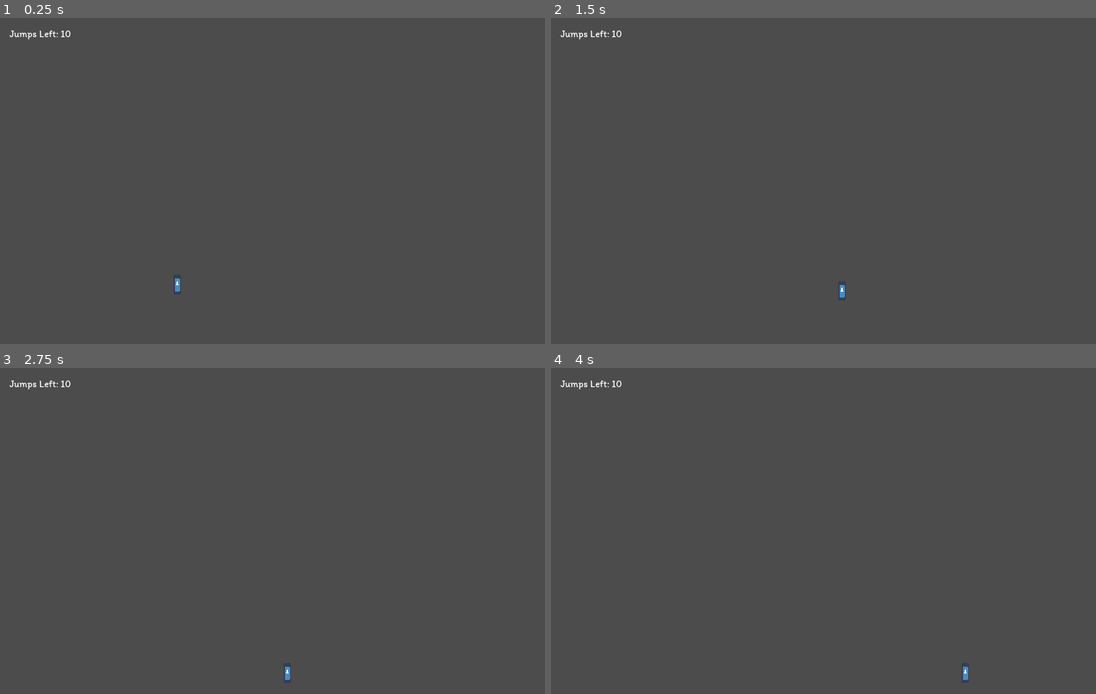
Above: before the commit, frames 1-4 (two rows, left to right).
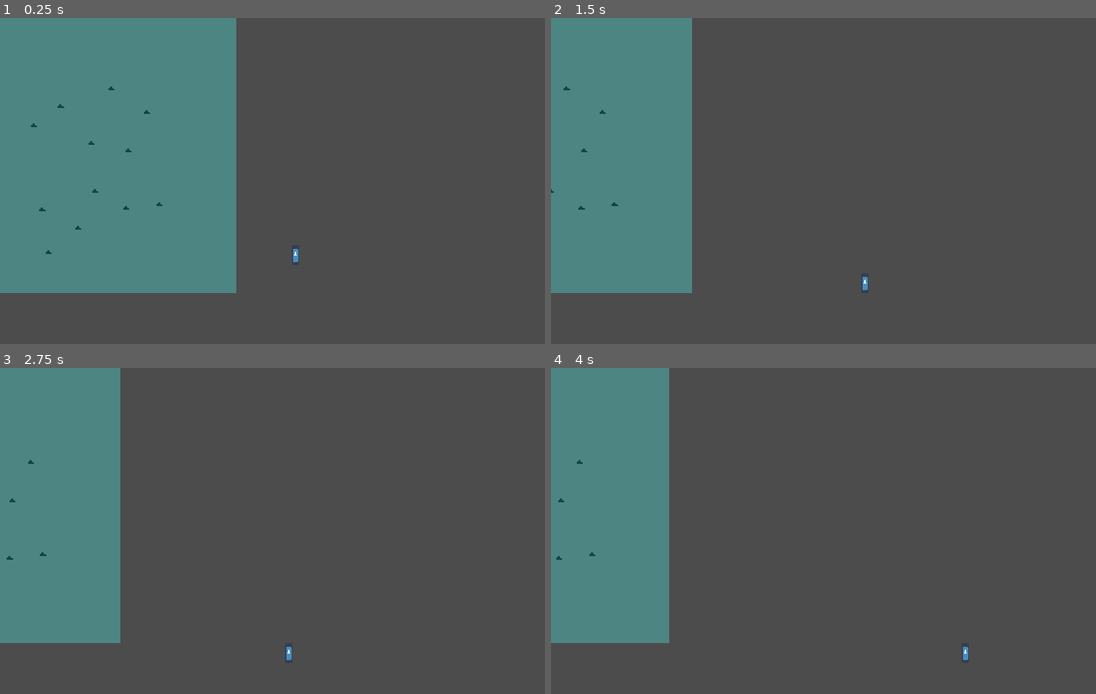
Above: after the commit, the same moments.

Repository: UHSGDC/Photographers-Hike
Game: Godot game, scene res://Scenes/Testing.tscn
The game is run twice, just before and just after one commit, with the same random seed, the same clock (stepped at 60 frames per second) and the same inputs. The engine's default icon, where the game draws it, is replaced by a stand-in: a white triangle on a blue panel in a dark square.
Inputs (mouse positions are in pixels of both pictures, inside the frame that each line leads up to):
- Up to frame 1 (0.25 s): no input
- Up to frame 2 (1.5 s): move the mouse to (976, 177) at 0.52 s; hold Space (jump) 0.53-1.28 s; hold D (right) from 0.53 s (still down); click (976, 177) at 0.6 s; move the mouse to (730, 213) at 1.27 s; tap Space (jump) at 1.35 s
- Up to frame 3 (2.75 s): tap Space (jump) at 1.52, 1.82 s; click (179, 563) at 1.55 s; move the mouse to (354, 465) at 2.02 s; release D (right) at 2.03 s; hold A (left) from 2.03 s (still down); hold Space (jump) from 2.03 s (still down); click (354, 465) at 2.1 s
- Up to frame 4 (4 s): move the mouse to (818, 615) at 2.77 s; release A (left) at 2.78 s; release Space (jump) at 2.78 s; hold D (right) from 2.78 s (still down); click (818, 615) at 2.85 s; tap Space (jump) at 3.02, 3.32 s; move the mouse to (1025, 599) at 3.52 s; hold Space (jump) from 3.53 s (still down)

The runs differ from the first frame. In frame 1, 37% of the frame differs, in the area x 0-55%, y 0-85%; in frame 2, 22%; in frame 3, 19%; in frame 4, 18%.

Commit message:
Remade jumping and attaching to rocks
The player now has a jump king style jump when jumping from rocks. They will cling to a rock they touch if they are close enough.

Still need to add jump charging and direction visual indicators

Diff:
--- a/PhotographersHike/Scenes/Minigames/RockClimbing/JumpCounter.tscn
+++ /dev/null
@@ -1,19 +0,0 @@
-[gd_scene load_steps=4 format=2]
-
-[ext_resource path="res://Art/Itim-Regular.ttf" type="DynamicFontData" id=1]
-[ext_resource path="res://Scripts/Minigames/RockClimbing/JumpCounter.gd" type="Script" id=2]
-
-[sub_resource type="DynamicFont" id=1]
-size = 8
-font_data = ExtResource( 1 )
-
-[node name="JumpCounter" type="CanvasLayer"]
-script = ExtResource( 2 )
-
-[node name="Label" type="Label" parent="."]
-margin_left = 8.0
-margin_top = 8.0
-margin_right = 93.0
-margin_bottom = 28.0
-custom_fonts/font = SubResource( 1 )
-text = "Jumps Left: "
--- a/PhotographersHike/Scenes/Minigames/RockClimbing/Rock.tscn
+++ b/PhotographersHike/Scenes/Minigames/RockClimbing/Rock.tscn
@@ -1,31 +1,20 @@
-[gd_scene load_steps=7 format=2]
+[gd_scene load_steps=4 format=2]
 
 [ext_resource path="res://Art/photographer's hike placeholder art.png" type="Texture" id=1]
-[ext_resource path="res://Scripts/Minigames/RockClimbing/Rock.gd" type="Script" id=2]
 
 [sub_resource type="RectangleShape2D" id=1]
-extents = Vector2( 2, 3.5 )
+extents = Vector2( 1.5, 2.5 )
 
 [sub_resource type="AtlasTexture" id=2]
 atlas = ExtResource( 1 )
 region = Rect2( 9, 45, 5, 3 )
 
-[sub_resource type="Gradient" id=3]
-colors = PoolColorArray( 1, 1, 1, 1, 0, 0, 0, 1 )
-
-[sub_resource type="GradientTexture2D" id=4]
-gradient = SubResource( 3 )
-fill = 1
-fill_from = Vector2( 0.5, 0.5 )
-fill_to = Vector2( 0.825, 0.266667 )
-
-[node name="Rock" type="Area2D"]
+[node name="Rock" type="Area2D" groups=["rock"]]
 collision_layer = 512
 collision_mask = 0
-script = ExtResource( 2 )
 
 [node name="CollisionShape2D" type="CollisionShape2D" parent="."]
-position = Vector2( 0.5, -1 )
+position = Vector2( 0.499998, -0.499999 )
 rotation = 1.5708
 shape = SubResource( 1 )
 
@@ -37,10 +26,3 @@
 __meta__ = {
 "_editor_description_": "Needs a sprite"
 }
-
-[node name="Light2D" type="Light2D" parent="."]
-enabled = false
-texture = SubResource( 4 )
-
-[connection signal="mouse_entered" from="." to="." method="_on_Rock_mouse_entered"]
-[connection signal="mouse_exited" from="." to="." method="_on_Rock_mouse_exited"]
--- a/PhotographersHike/Scenes/Minigames/RockClimbing/RockClimbing.tscn
+++ b/PhotographersHike/Scenes/Minigames/RockClimbing/RockClimbing.tscn
@@ -1,16 +1,29 @@
-[gd_scene load_steps=6 format=2]
+[gd_scene load_steps=7 format=2]
 
 [ext_resource path="res://Art/photographer's hike placeholder art.png" type="Texture" id=1]
 [ext_resource path="res://Scenes/Minigames/RockClimbing/Rock.tscn" type="PackedScene" id=2]
 [ext_resource path="res://Scripts/Minigames/RockClimbing/RockClimbing.gd" type="Script" id=3]
-[ext_resource path="res://Scenes/Minigames/RockClimbing/JumpCounter.tscn" type="PackedScene" id=4]
+[ext_resource path="res://Scenes/Minigames/RockClimbing/RockDetector.tscn" type="PackedScene" id=4]
 
 [sub_resource type="AtlasTexture" id=1]
 atlas = ExtResource( 1 )
 region = Rect2( 32, 0, 16, 16 )
 
-[node name="RockClimbing" type="Node2D"]
+[sub_resource type="RectangleShape2D" id=2]
+extents = Vector2( 96, 288 )
+
+[node name="RockClimbing" type="Area2D"]
+collision_layer = 0
+collision_mask = 2048
+gravity = 800.0
 script = ExtResource( 3 )
+min_jump_velocity = 150.0
+max_jump_velocity = 350.0
+jump_charge_speed = 200.0
+air_speed = 100.0
+max_attach_speed_squared = 70000.0
+gravity = 800.0
+rock_detector_scene = ExtResource( 4 )
 
 [node name="WallSprite" type="Sprite" parent="."]
 scale = Vector2( 12, 36 )
@@ -27,8 +40,39 @@
 [node name="Rock3" parent="Rocks" instance=ExtResource( 2 )]
 position = Vector2( -47, 136 )
 
+[node name="Rock4" parent="Rocks" instance=ExtResource( 2 )]
+position = Vector2( -69, 152 )
+
+[node name="Rock5" parent="Rocks" instance=ExtResource( 2 )]
+position = Vector2( 23, 141 )
+
+[node name="Rock6" parent="Rocks" instance=ExtResource( 2 )]
+position = Vector2( -33, 235 )
+
+[node name="Rock7" parent="Rocks" instance=ExtResource( 2 )]
+position = Vector2( -62, 220 )
+
+[node name="Rock8" parent="Rocks" instance=ExtResource( 2 )]
+position = Vector2( -19, 205 )
+
+[node name="Rock9" parent="Rocks" instance=ExtResource( 2 )]
+position = Vector2( 6, 219 )
+
+[node name="Rock10" parent="Rocks" instance=ExtResource( 2 )]
+position = Vector2( 8, 172 )
+
+[node name="Rock11" parent="Rocks" instance=ExtResource( 2 )]
+position = Vector2( -22, 166 )
+
+[node name="Rock12" parent="Rocks" instance=ExtResource( 2 )]
+position = Vector2( -6, 122 )
+
 [node name="VisibilityEnabler2D" type="VisibilityEnabler2D" parent="."]
 process_parent = true
 physics_process_parent = true
 
-[node name="JumpCounter" parent="." instance=ExtResource( 4 )]
+[node name="CollisionShape2D" type="CollisionShape2D" parent="."]
+shape = SubResource( 2 )
+
+[connection signal="body_entered" from="." to="." method="_on_RockClimbing_body_entered"]
+[connection signal="body_exited" from="." to="." method="_on_RockClimbing_body_exited"]
--- a/PhotographersHike/Scenes/Minigames/RockClimbing/RockDetector.tscn
+++ b/PhotographersHike/Scenes/Minigames/RockClimbing/RockDetector.tscn
@@ -1,22 +1,11 @@
-[gd_scene load_steps=4 format=2]
+[gd_scene load_steps=2 format=2]
 
-[ext_resource path="res://Scripts/Minigames/RockClimbing/RockDetector.gd" type="Script" id=1]
-[ext_resource path="res://Art/rock climbing detection circle.png" type="Texture" id=2]
-
-[sub_resource type="CircleShape2D" id=1]
-radius = 51.5
+[sub_resource type="RectangleShape2D" id=1]
+extents = Vector2( 3, 8 )
 
 [node name="RockDetector" type="Area2D"]
 collision_layer = 0
 collision_mask = 512
-script = ExtResource( 1 )
 
 [node name="CollisionShape2D" type="CollisionShape2D" parent="."]
-position = Vector2( -0.5, 0 )
 shape = SubResource( 1 )
-
-[node name="Sprite" type="Sprite" parent="."]
-texture = ExtResource( 2 )
-
-[connection signal="area_entered" from="." to="." method="_on_RockDetector_area_entered"]
-[connection signal="area_exited" from="." to="." method="_on_RockDetector_area_exited"]
--- a/PhotographersHike/Scenes/PlatformingPlayer.tscn
+++ b/PhotographersHike/Scenes/PlatformingPlayer.tscn
@@ -9,8 +9,9 @@
 [sub_resource type="RectangleShape2D" id=2]
 extents = Vector2( 0, 0 )
 
-[node name="PlatformingPlayer" type="KinematicBody2D"]
+[node name="PlatformingPlayer" type="KinematicBody2D" groups=["player"]]
 z_index = 1
+collision_layer = 2049
 script = ExtResource( 2 )
 max_move_speed = 100.0
 move_acceleration = 1500.0
--- a/PhotographersHike/Scenes/Testing.tscn
+++ b/PhotographersHike/Scenes/Testing.tscn
@@ -185,7 +185,7 @@
 [node name="testing" type="Node2D"]
 
 [node name="PlatformingPlayer" parent="." instance=ExtResource( 1 )]
-position = Vector2( 144, 216 )
+position = Vector2( -336, 192 )
 
 [node name="Decoration" type="TileMap" parent="."]
 cell_size = Vector2( 16, 16 )
--- a/PhotographersHike/Scripts/Minigames/RockClimbing/JumpCounter.gd
+++ /dev/null
@@ -1,5 +0,0 @@
-extends CanvasLayer
-
-
-func update_jumps(jumps: int) -> void:
-	$Label.text = "Jumps Left: " + String(jumps)
--- a/PhotographersHike/Scripts/Minigames/RockClimbing/Rock.gd
+++ /dev/null
@@ -1,15 +0,0 @@
-extends Area2D
-
-class_name Rock
-
-var in_range: bool = false
-var touching_mouse: bool = false
-
-func _on_Rock_mouse_entered() -> void:
-	$Light2D.enabled = true
-	touching_mouse = true
-
-
-func _on_Rock_mouse_exited() -> void:
-	$Light2D.enabled = false
-	touching_mouse = false
--- a/PhotographersHike/Scripts/Minigames/RockClimbing/RockClimbing.gd
+++ b/PhotographersHike/Scripts/Minigames/RockClimbing/RockClimbing.gd
@@ -1,31 +1,127 @@
 extends Node2D
 
 
-export var total_jumps: int = 10
-onready var current_jumps: int = total_jumps
+var current_rock: Area2D
 
-onready var jump_counter: CanvasLayer = $JumpCounter
+var velocity: Vector2 = Vector2.ZERO
 
-var occupied_rock: Area2D
+export var min_jump_velocity: float
+export var max_jump_velocity: float
+export var jump_charge_speed: float = 300
+var current_jump_velocity: float
+var jump_charge_increasing: int = 1
+
+export var air_speed: float
+export var max_attach_speed_squared: float
+
+export var gravity: float
+
+var can_jump: bool = true
+
+export var rock_detector_scene: PackedScene
+
+var rock_detector
+
+onready var player: KinematicBody2D = Global.platforming_player
+
+var can_charge: bool = false
+
 
 func _ready() -> void:
-	$JumpCounter.update_jumps(current_jumps)
+	current_jump_velocity = min_jump_velocity
 
 
-func _process(delta: float) -> void:
-	if Input.is_action_just_pressed("select"):
-		for rock in $Rocks.get_children():
-			if !rock.touching_mouse:
-				continue
-			if !rock.in_range:
-				print("rock not in range")
-				continue
-			if rock == occupied_rock:
-				print("rock occupied") # Add code so the player doesn't jump
-			else:
-				if current_jumps == 0:
-					print("player ran out of jumps should fall now")
-					break
-				current_jumps -= 1
-				$JumpCounter.update_jumps(current_jumps)
-			occupied_rock = rock
+func _physics_process(delta: float) -> void:
+	if player.in_minigame:
+		move(delta)
+
+func move(delta: float) -> void:
+
+	if current_rock:
+		player.position = lerp(player.position, current_rock.global_position, 0.2)
+
+	if Input.is_action_just_pressed("jump") && current_rock:
+		can_charge = true
+	if Input.is_action_pressed("jump") && current_rock && can_charge:
+		charge_jump(delta)
+	if Input.is_action_just_released("jump") && current_rock && can_charge:
+		jump()
+
+	if !current_rock:
+		apply_gravity(delta)
+
+	if player.is_on_floor():
+		exit_minigame()
+
+
+	velocity = player.move_and_slide(velocity, Vector2.UP)
+
+
+func apply_gravity(delta: float) -> void:
+	velocity.y += gravity * delta
+
+
+func jump() -> void:
+	# Actual Jump
+	velocity.y = -current_jump_velocity
+
+	if Input.is_action_pressed("right"):
+		velocity.x += air_speed
+
+	if Input.is_action_pressed("left"):
+		velocity.x -= air_speed
+
+	# Resetting Jump
+	current_rock = null
+
+	current_jump_velocity = min_jump_velocity
+	jump_charge_increasing = 1
+
+	can_charge = false
+
+
+
+func charge_jump(delta: float) -> void:
+	if current_jump_velocity >= max_jump_velocity:
+		jump_charge_increasing = -1
+	if current_jump_velocity <= min_jump_velocity:
+		jump_charge_increasing = 1
+
+	current_jump_velocity += jump_charge_speed * jump_charge_increasing * delta
+
+func exit_minigame() -> void:
+	current_rock = null
+	player.in_minigame = false
+	player.velocity = velocity
+	print("exited minigame")
+
+
+func start_minigame() -> void:
+	player.in_minigame = true
+
+
+func _on_Rock_touched(body: Node) -> void:
+
+	if body.is_in_group("rock"):
+		if velocity.length_squared() > max_attach_speed_squared:
+			return
+		if !player.in_minigame:
+			start_minigame()
+
+
+		current_rock = body
+		velocity.x = 0
+		velocity.y = 0
+
+
+func _on_RockClimbing_body_entered(body: Node) -> void:
+	if body.is_in_group("player"):
+		rock_detector = rock_detector_scene.instance()
+		player.call_deferred("add_child", rock_detector)
+		rock_detector.connect("area_entered", self, "_on_Rock_touched")
+
+
+func _on_RockClimbing_body_exited(body: Node) -> void:
+	if body.is_in_group("player"):
+		rock_detector.queue_free()
+		rock_detector = null
--- a/PhotographersHike/Scripts/Minigames/RockClimbing/RockDetector.gd
+++ /dev/null
@@ -1,17 +0,0 @@
-extends Area2D
-
-
-func _on_RockDetector_area_entered(area: Area2D) -> void:
-	if not area is Rock:
-		print("area detected besides rock")
-		return
-
-	area.in_range = true
-
-
-func _on_RockDetector_area_exited(area: Area2D) -> void:
-	if not area is Rock:
-		print("area detected besides rock")
-		return
-
-	area.in_range = false
--- a/PhotographersHike/Scripts/PlatformingPlayer.gd
+++ b/PhotographersHike/Scripts/PlatformingPlayer.gd
@@ -32,6 +32,8 @@
 var remember_jump_length: float = 0.1
 
 
+var in_minigame: bool = false
+
 # Room swapping
 
 enum Touching_Side {
@@ -49,7 +51,8 @@
 
 	# Pause player movement between rooms
 	if !Global.room_pause:
-		move(delta)
+		if !in_minigame:
+			move(delta)
 
 
 func move(delta: float) -> void:
--- a/PhotographersHike/project.godot
+++ b/PhotographersHike/project.godot
@@ -7,16 +7,6 @@
 ;   param=value ; assign values to parameters
 
 config_version=4
-
-_global_script_classes=[ {
-"base": "Area2D",
-"class": "Rock",
-"language": "GDScript",
-"path": "res://Scripts/Minigames/RockClimbing/Rock.gd"
-} ]
-_global_script_class_icons={
-"Rock": ""
-}
 
 [application]
 
@@ -70,6 +60,7 @@
 
 2d_physics/layer_8="Room"
 2d_physics/layer_10="RockClimbing"
+2d_physics/layer_12="Minigame"
 
 [physics]
 
